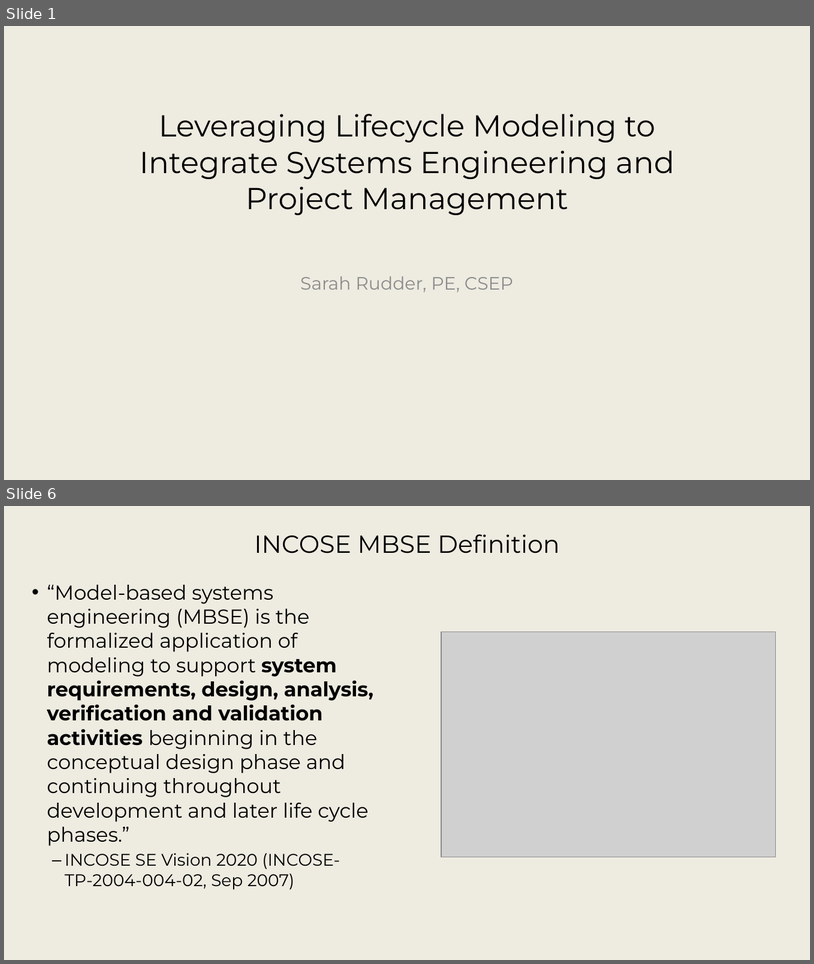
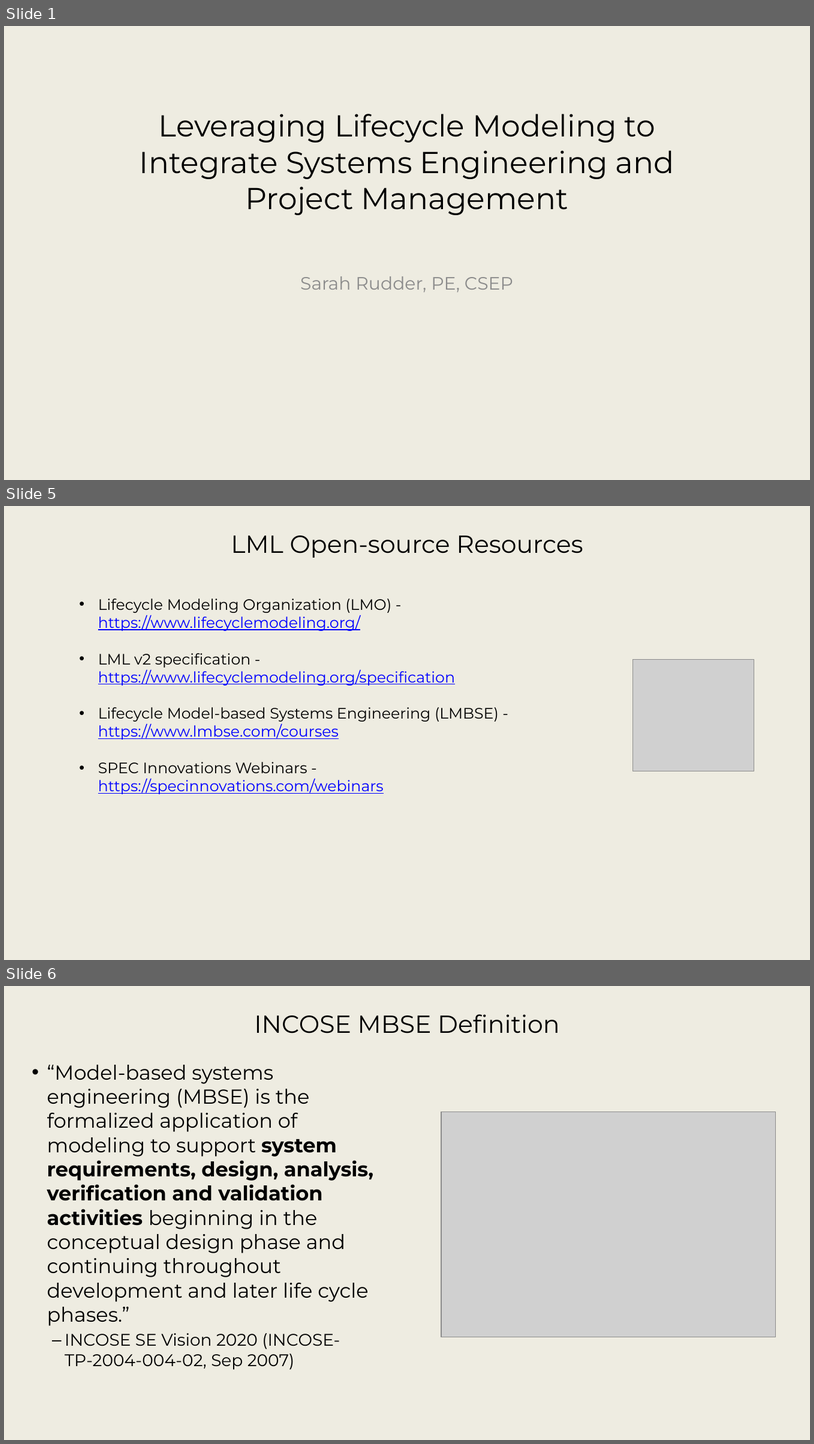
Before and after one commit to srudder16/Lifecycle_Modeling, a slide deck: 2025_WSRC/2026 WSRC Tutorial - 1.pptx. Shown one above the other, each under a label of ours: slides 1 and 6 before the commit, slides 1, 5 and 6 after it; the slides between them are not shown. The pictures are 814x964 and 814x1444 pixels, drawn with LibreOffice and Linux fonts; fonts in the diff are those of the drawing; grey boxes stand for pictures; background and template pictures are left out. Boxes give left, top, right and bottom in pixels: in the first picture for what was removed or moved away, otherwise in the second. Text is boxed around its words. In the diff, an @@ line names an element or a change of style, - is before the commit and + after.

```diff
--- a/2025_WSRC/2026 WSRC Tutorial - 1.pptx
+++ b/2025_WSRC/2026 WSRC Tutorial - 1.pptx
@@ slide 5 added at (x1=4, y1=506, x2=810, y2=960), background picture (left out) @@
@@ title added at (x1=231, y1=535, x2=583, y2=558), 29.3 pt, text #000000 @@
+LML Open-source Resources
@@ text added at (x1=98, y1=598, x2=499, y2=794), 18 pt, text #0000FF, underline @@
+• Lifecycle Modeling Organization (LMO) - https://www.lifecyclemodeling.org/
+• LML v2 specification - https://www.lifecyclemodeling.org/specification
+• Lifecycle Model-based Systems Engineering (LMBSE) - https://www.lmbse.com/courses
+• SPEC Innovations Webinars - https://specinnovations.com/webinars
@@ picture added at (x1=633, y1=659, x2=755, y2=771) @@
```
Also in this commit, not shown: 3 slides changed, 1 slide removed, 2 other files.
